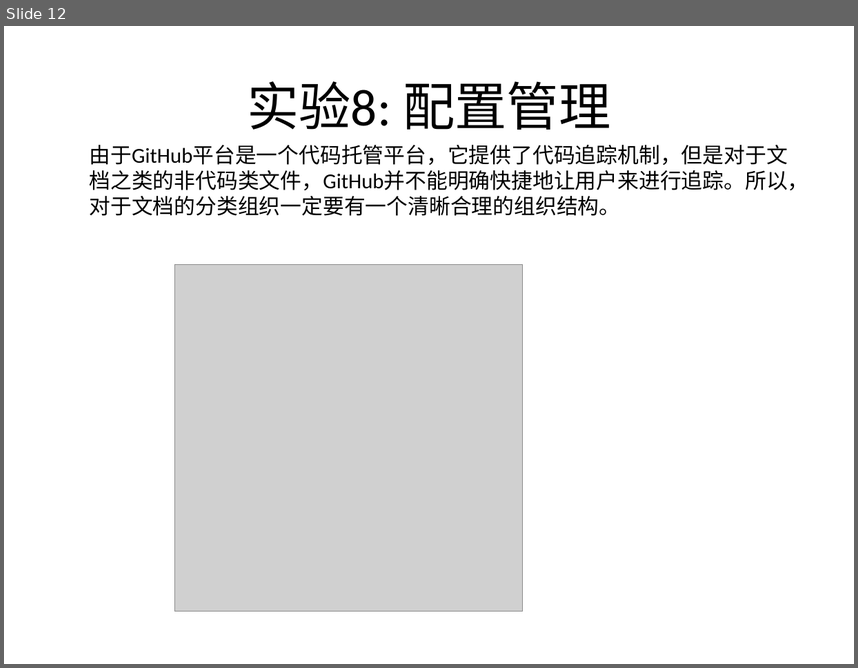
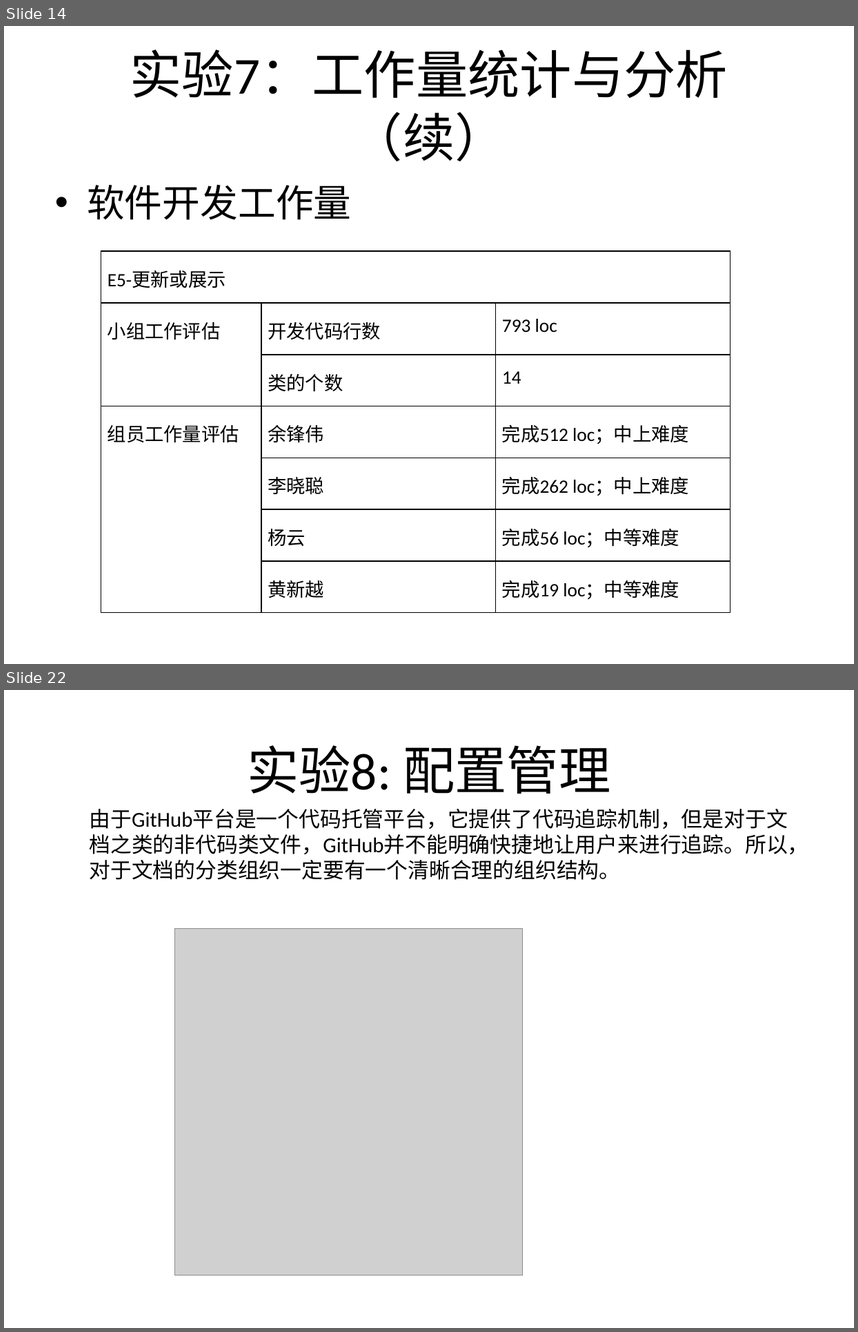
Before and after one commit to bhsei/16TeamC, a slide deck: 2.项目PPT/十七周-项目总结.pptx. Shown one above the other, each under a label of ours: slide 12 before the commit, slides 14 and 22 after it; the slides between them are not shown. The pictures are 858x668 and 858x1332 pixels, drawn with LibreOffice and Linux fonts; fonts in the diff are those of the drawing; grey boxes stand for pictures. Boxes give left, top, right and bottom in pixels: in the first picture for what was removed or moved away, otherwise in the second. Text is boxed around its words. In the diff, an @@ line names an element or a change of style, - is before the commit and + after.

Commit message:
17-更新PPT

```diff
--- a/2.项目PPT/十七周-项目总结.pptx
+++ b/2.项目PPT/十七周-项目总结.pptx
@@ slide 14 added at <box>4,26,854,664</box>, background #FFFFFF @@
@@ title added at <box>130,49,727,161</box>, 44 pt, text #000000 @@
+实验7：工作量统计与分析（续）
@@ text added at <box>87,185,351,220</box>, 32 pt, text #000000 @@
+• 软件开发工作量
@@ table added at <box>101,251,731,612</box>, 7 rows, 3 columns @@
+E5-更新或展示 |  | 
+小组工作评估 | 开发代码行数 | 793 loc
+ | 类的个数 | 14
+组员工作量评估 | 余锋伟 | 完成512 loc；中上难度
+ | 李晓聪 | 完成262 loc；中上难度
+ | 杨云 | 完成56 loc；中等难度
+ | 黄新越 | 完成19 loc；中等难度
@@ what was slide 12 is now slide 22 @@
```
Also in this commit, not shown: 1 slide changed, 13 other slides added, 1 slide removed.
